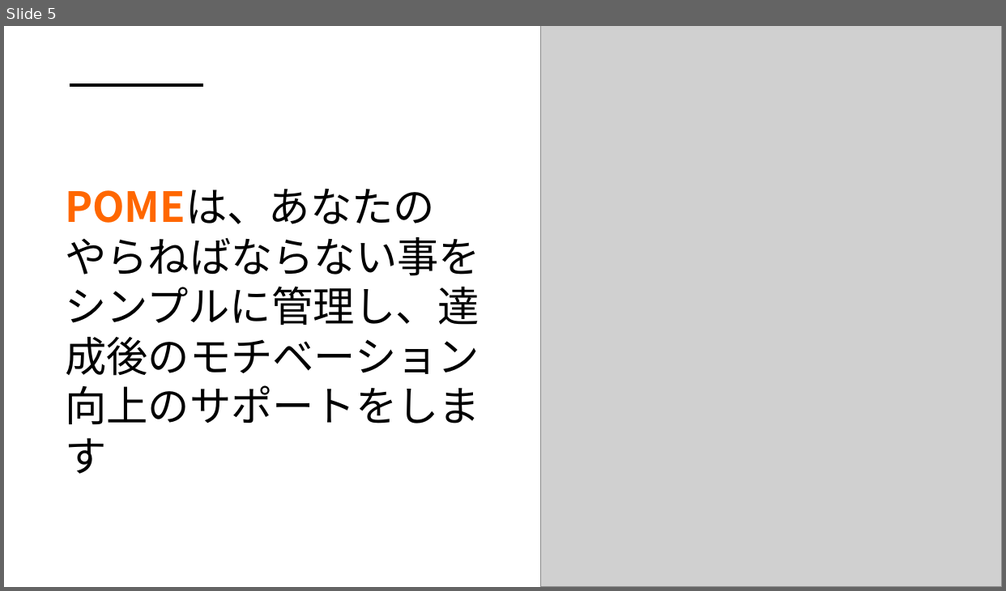
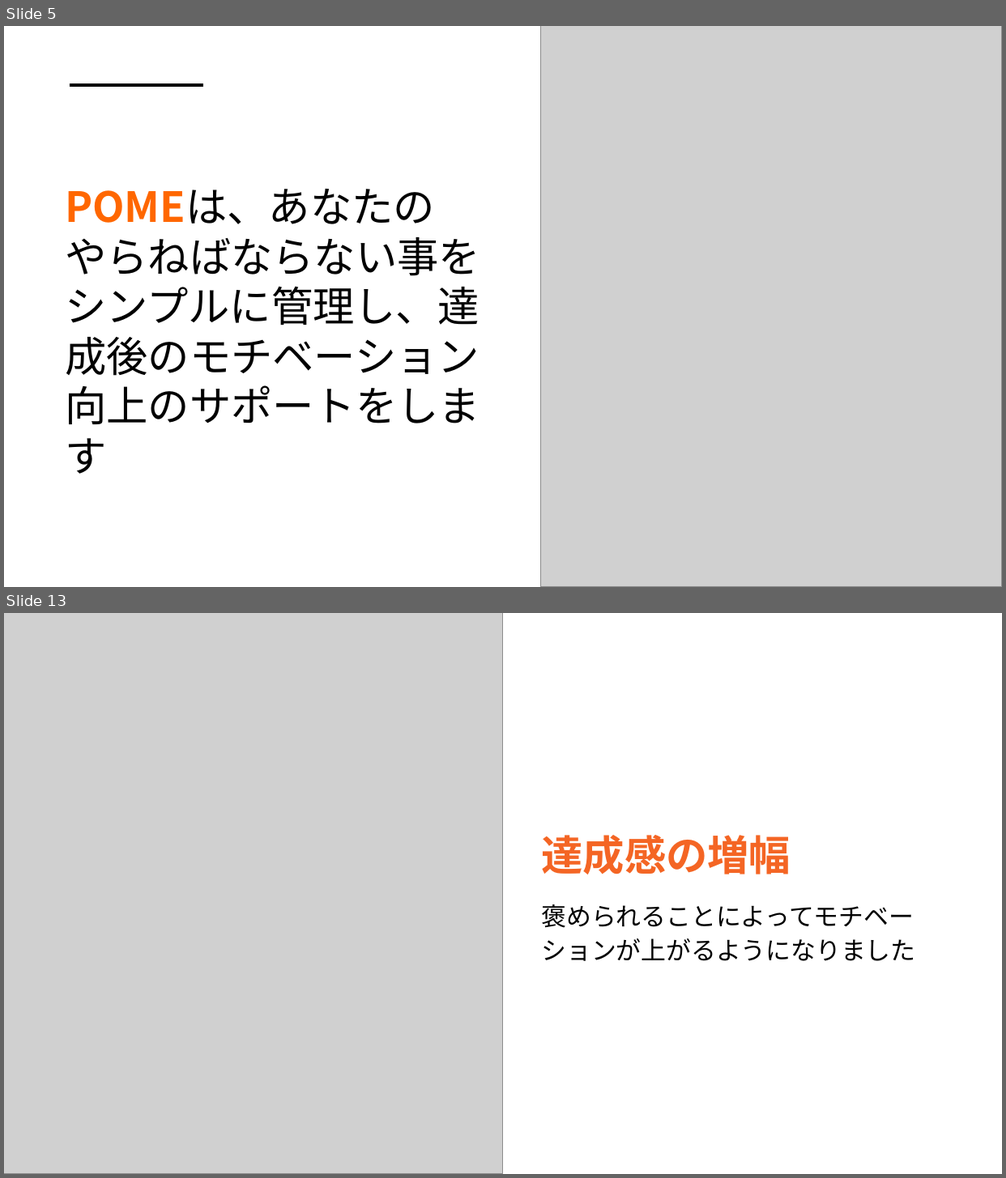
Before and after one commit to dojo2022/C-3, a slide deck: C-3_配布資料/0630_C3_発表資料.pptx. Shown one above the other, each under a label of ours: slide 5 before the commit, slides 5 and 13 after it; the slides between them are not shown. The pictures are 1006x591 and 1006x1178 pixels, drawn with LibreOffice and Linux fonts; fonts in the diff are those of the drawing; grey boxes stand for pictures. Boxes give left, top, right and bottom in pixels: in the first picture for what was removed or moved away, otherwise in the second. Text is boxed around its words. In the diff, an @@ line names an element or a change of style, - is before the commit and + after.

```diff
--- a/C-3_配布資料/0630_C3_発表資料.pptx
+++ b/C-3_配布資料/0630_C3_発表資料.pptx
@@ slide 13 added at (4, 613, 1002, 1174), background #FFFFFF @@
@@ picture added at (4, 613, 503, 1174) @@
@@ text added at (541, 835, 915, 961), 24 pt, text #000000 @@
+達成感の増幅
+褒められることによってモチベーションが上がるようになりました
```
Also in this commit, not shown: 17 other slides added.
